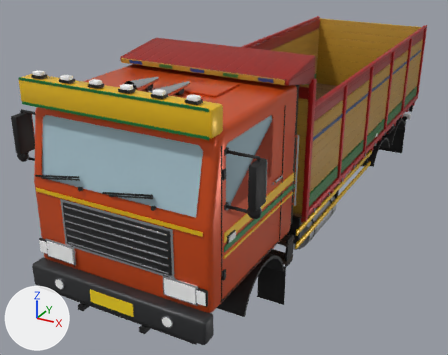
One commit to the glTF model assets/trucks/indian_lorry.gltf: the scene before it, then after it.
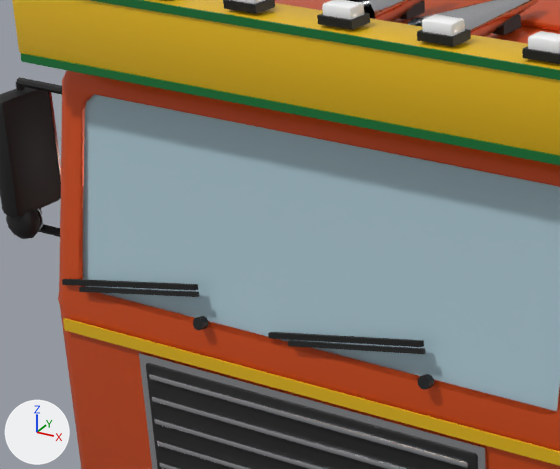
The first picture shows the older version from a 50 mm lens placed at (4.05, -9.69, 4.57), pointed at (-0.72, -1.01, 0.23). The close-ups show the older and then the newer version on the part from 3% to 44% of the width and 24% to 67% of the height of that picture. Only the edits that show in the close-ups are written down. Every picture has the same lights, and +X, +Y and +Z are marked at lower left. Vertices at exactly the same position are counted once.

Objects in the first close-up: 'Body', 'Glass', 'Lamp_marker', 'Wiper_L', 'Wiper_R'.
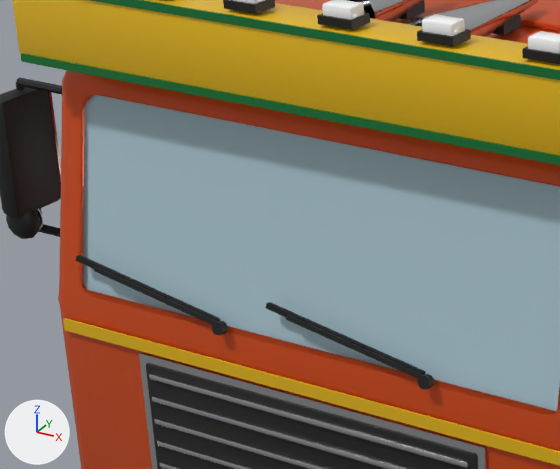
Patch to the scene script:
```diff
--- a/assets/trucks/indian_lorry.gltf.py
+++ b/assets/trucks/indian_lorry.gltf.py
@@ me_wiper_l @@
 me_wiper_l.from_pydata(...)  # 36 vertices, 60 faces; spans x -0.697..0.024, y -0.019..0.035, z -0.027..0.141
 # used by ob_wiper_l; location = (0.55, -4.875, 1.63)
+# me_wiper_l part 1: the loose piece of 8 vertices spanning x -0.597..-0.003, y -0.001..0.014, z -0.002..0.122 is turned 20 degrees about the y axis through its middle
+# me_wiper_l part 2: the loose piece of 8 vertices spanning x -0.697..-0.023, y 0.011..0.035, z -0.001..0.141 is turned 20 degrees about the y axis through its middle
 me_wiper_l.materials.append(mat_satinblack)
@@ me_wiper_r @@
 me_wiper_r.from_pydata(...)  # 36 vertices, 60 faces; spans x -0.697..0.024, y -0.019..0.035, z -0.027..0.141
 # used by ob_wiper_r; location = (-0.45, -4.875, 1.63)
+# me_wiper_r part 3: the loose piece of 8 vertices spanning x -0.597..-0.003, y -0.001..0.014, z -0.002..0.122 is turned 20 degrees about the y axis through its middle
+# me_wiper_r part 4: the loose piece of 8 vertices spanning x -0.697..-0.023, y 0.011..0.035, z -0.001..0.141 is turned 20 degrees about the y axis through its middle
 me_wiper_r.materials.append(mat_satinblack)
@@ ob_wiper_r @@
 ob_wiper_r = bpy.data.objects.new('Wiper_R', me_wiper_r)
-ob_wiper_r.location = (-0.45, -4.875, 1.63)
+ob_wiper_r.location = (-0.36, -4.875, 1.63)
```

Pixel boxes (x1, y1, x2, y2) of what changed, in the close-ups (560 x 469 px; the box of a moved part takes in the faces that stretch with it):
'Wiper_L', reshaped (51% taller): before (268, 332, 434, 390); after (266, 302, 434, 390)
'Wiper_R', reshaped, moved (56% taller): before (62, 279, 208, 330); after (76, 255, 228, 335)
part 1 of me_wiper_l, moved or reshaped: before (288, 341, 426, 354); after (286, 314, 424, 378)
part 2 of me_wiper_l, moved or reshaped: before (268, 332, 424, 347); after (266, 302, 426, 375)
part 3 of me_wiper_r, moved or reshaped: before (79, 287, 199, 297); after (94, 266, 218, 325)
part 4 of me_wiper_r, moved or reshaped: before (62, 279, 198, 291); after (76, 255, 220, 321)
